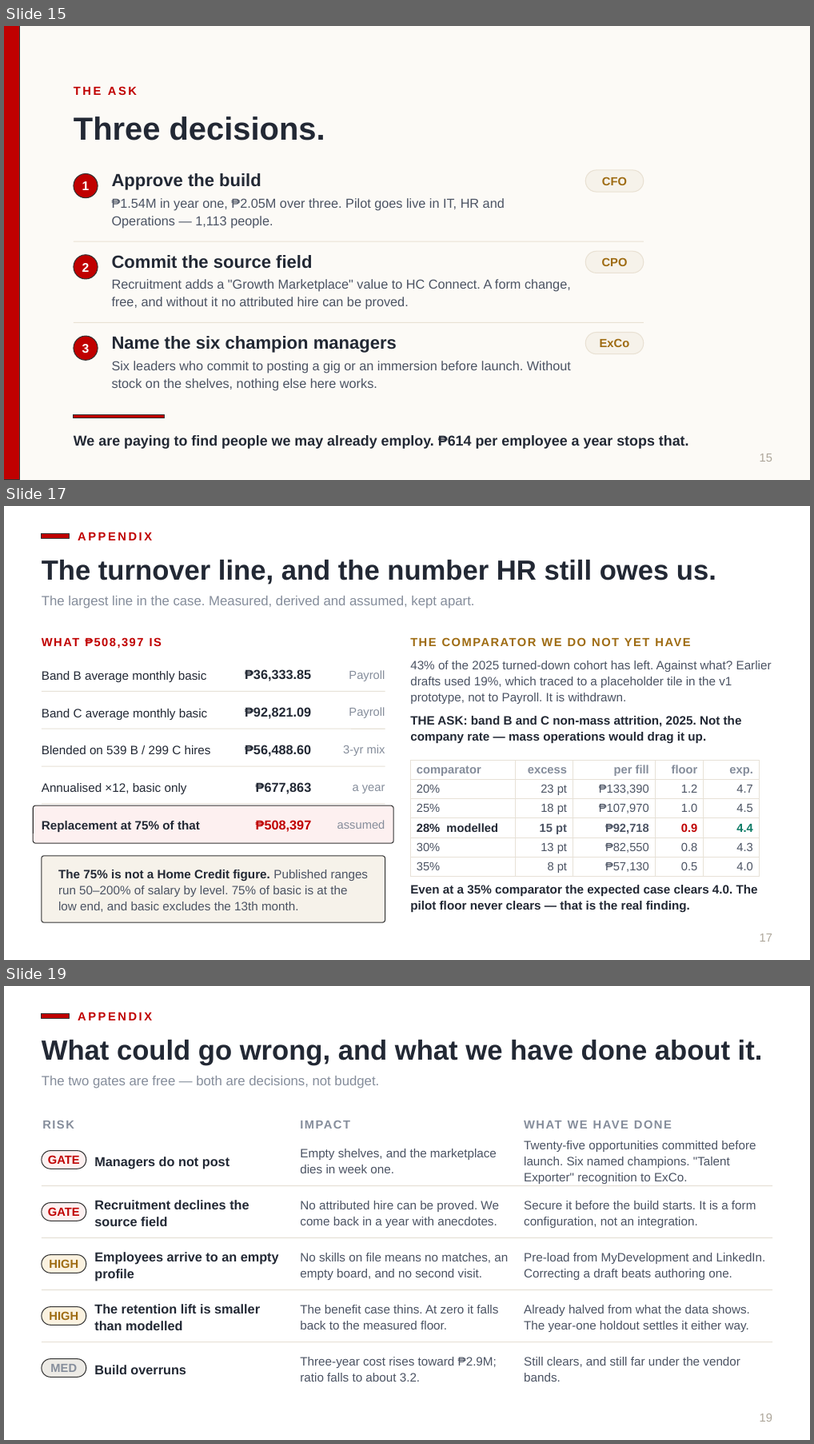
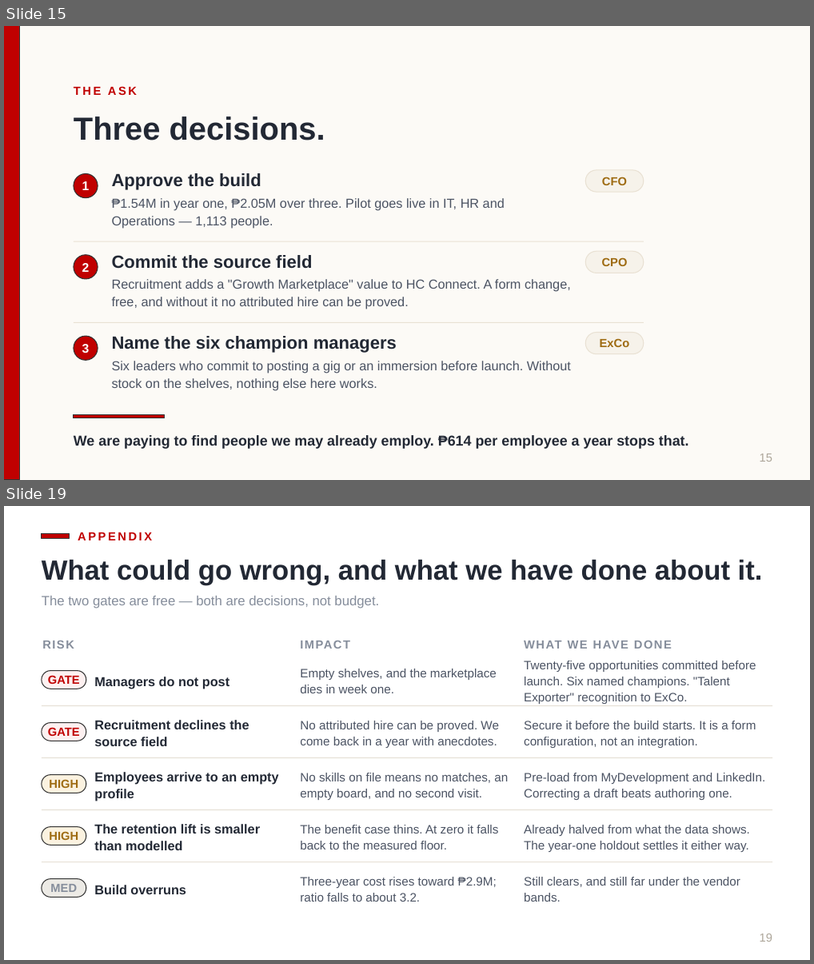
Before and after one commit to Ruffa06/Talent-Marketplace, a slide deck: docs/Growth_Executive_ALP.pptx. Shown one above the other, each under a label of ours: slides 15, 17 and 19 before the commit, slides 15 and 19 after it; the slides between them are not shown. The pictures are 814x1444 and 814x964 pixels, drawn with LibreOffice and Linux fonts; fonts in the diff are those of the drawing. Boxes give left, top, right and bottom in pixels: in the first picture for what was removed or moved away, otherwise in the second. Text is boxed around its words. In the diff, an @@ line names an element or a change of style, - is before the commit and + after.

```diff
--- a/docs/Growth_Executive_ALP.pptx
+++ b/docs/Growth_Executive_ALP.pptx
@@ slide 17 removed at bbox=[4, 506, 810, 960], background #FFFFFF @@
@@ rectangle removed at bbox=[42, 534, 70, 538] @@
@@ text removed at bbox=[78, 532, 152, 540] @@
-APPENDIX
@@ text removed at bbox=[42, 560, 717, 584] @@
-The turnover line, and the number HR still owes us.
@@ text removed at bbox=[42, 596, 475, 608] @@
-The largest line in the case. Measured, derived and assumed, kept apart.
@@ text removed at bbox=[42, 634, 385, 650] @@
-WHAT ₱508,397 IS
@@ text removed at bbox=[568, 637, 586, 646] @@
-THE COMPARATOR WE DO NOT YET HAVE
@@ text removed at bbox=[42, 671, 207, 682] @@
-Band B average monthly basic
@@ text removed at bbox=[245, 669, 311, 681] @@
-₱36,333.85
@@ text removed at bbox=[349, 670, 385, 681] @@
-Payroll
@@ text removed at bbox=[410, 660, 772, 704] @@
-43% of the 2025 turned-down cohort has left. Against what? Earlier drafts used 19%, which traced to a placeholder tile in the v1 prototype, not to Payroll. It is withdrawn.
@@ line removed from (42, 691) to (385, 691) @@
@@ text removed at bbox=[42, 708, 208, 720] @@
-Band C average monthly basic
@@ text removed at bbox=[245, 707, 311, 719] @@
-₱92,821.09
@@ text removed at bbox=[349, 707, 385, 718] @@
-Payroll
@@ text removed at bbox=[410, 716, 742, 743] @@
-THE ASK: band B and C non-mass attrition, 2025. Not the company rate — mass operations would drag it up.
@@ line removed from (42, 728) to (385, 728) @@
@@ text removed at bbox=[42, 745, 211, 754] @@
-Blended on 539 B / 299 C hires
@@ text removed at bbox=[245, 744, 311, 756] @@
-₱56,488.60
@@ text removed at bbox=[343, 744, 386, 756] @@
-3-yr mix
@@ line removed from (42, 766) to (385, 766) @@
@@ table removed at bbox=[410, 760, 759, 876], 6 rows, 5 columns @@
-comparator | excess | per fill | floor | exp.
-20% | 23 pt | ₱133,390 | 1.2 | 4.7
-25% | 18 pt | ₱107,970 | 1.0 | 4.5
-28% modelled | 15 pt | ₱92,718 | 0.9 | 4.4
-30% | 13 pt | ₱82,550 | 0.8 | 4.3
-35% | 8 pt | ₱57,130 | 0.5 | 4.0
@@ text removed at bbox=[42, 783, 187, 794] @@
-Annualised ×12, basic only
@@ text removed at bbox=[256, 782, 312, 794] @@
-₱677,863
@@ text removed at bbox=[353, 784, 386, 793] @@
-a year
@@ rounded rectangle removed at bbox=[33, 805, 394, 843] @@
@@ line removed from (42, 804) to (385, 804) @@
@@ text removed at bbox=[42, 820, 200, 832] @@
-Replacement at 75% of that
@@ text removed at bbox=[256, 820, 312, 832] @@
-₱508,397
@@ text removed at bbox=[338, 820, 386, 828] @@
-assumed
@@ rounded rectangle removed at bbox=[42, 856, 385, 922] @@
@@ text removed at bbox=[58, 869, 369, 912] @@
-The 75% is not a Home Credit figure. Published ranges run 50–200% of salary by level. 75% of basic is at the low end, and basic excludes the 13th month.
@@ text removed at bbox=[410, 884, 758, 912] @@
-Even at a 35% comparator the expected case clears 4.0. The pilot floor never clears — that is the real finding.
@@ text removed at bbox=[760, 933, 773, 941] @@
-17
```
Also in this commit, not shown: 7 slides changed, 2 slides added, 1 other slide removed, 5 other files.
